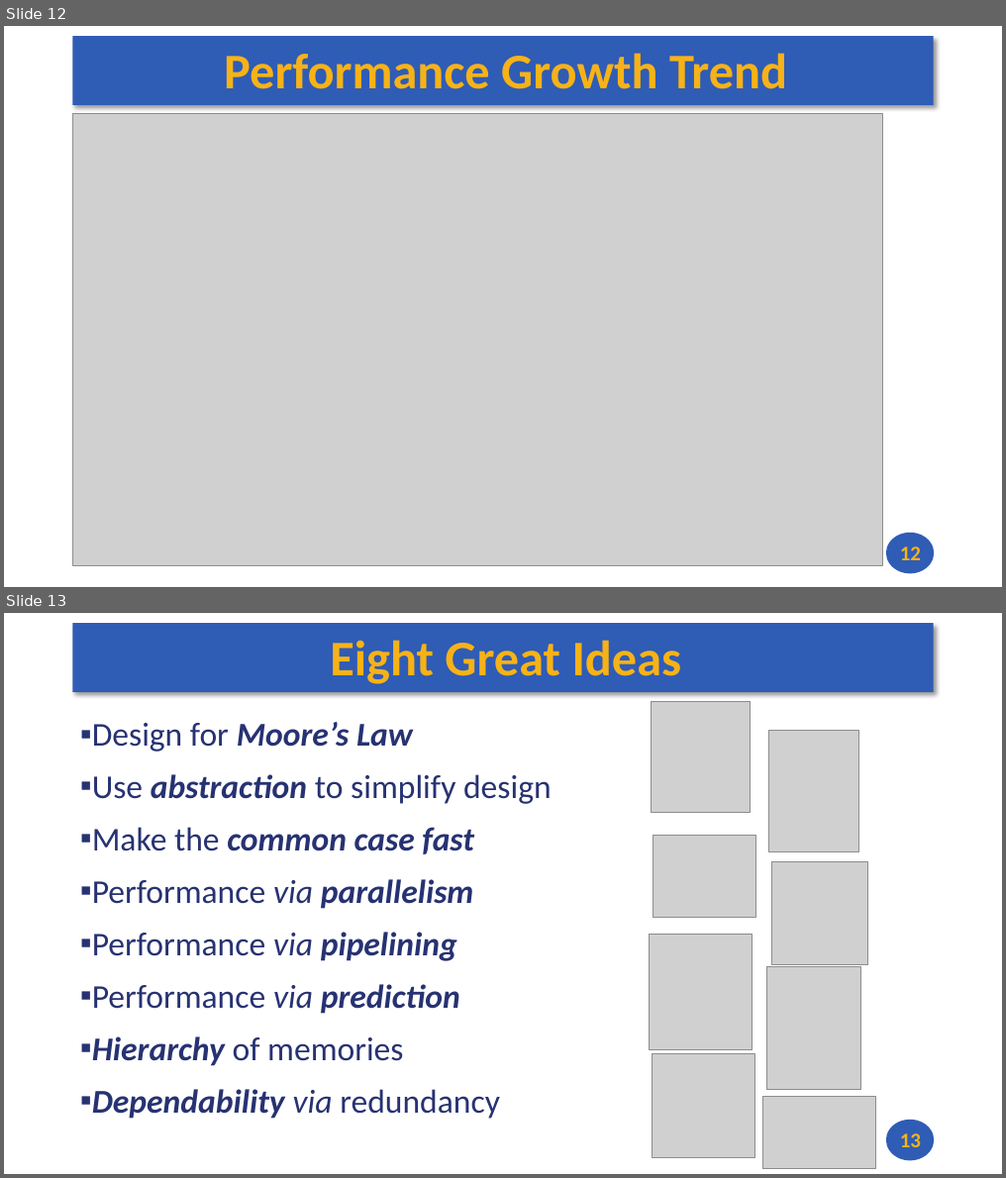
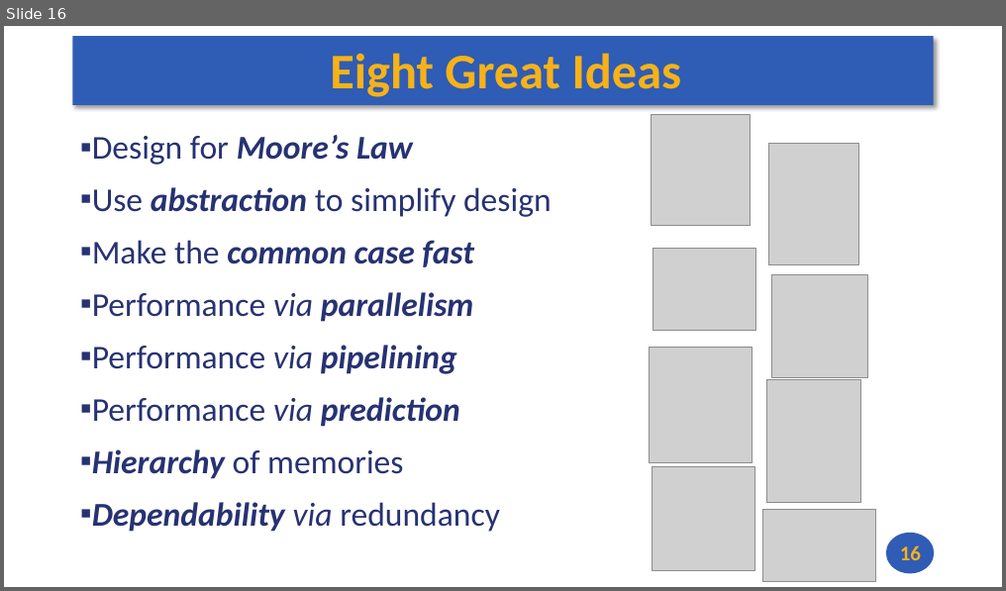
Before and after one commit to andrewt0301/hse-acos-course, a slide deck: docs/part1ca/01_Introduction/CA_Lecture_01.pptx. Shown one above the other, each under a label of ours: slides 12 and 13 before the commit, slide 16 after it. The pictures are 1006x1178 and 1006x591 pixels, drawn with LibreOffice and Linux fonts; fonts in the diff are those of the drawing; grey boxes stand for pictures. Boxes give left, top, right and bottom in pixels: in the first picture for what was removed or moved away, otherwise in the second. Text is boxed around its words. In the diff, an @@ line names an element or a change of style, - is before the commit and + after.

```diff
--- a/docs/part1ca/01_Introduction/CA_Lecture_01.pptx
+++ b/docs/part1ca/01_Introduction/CA_Lecture_01.pptx
@@ slide 12 removed at [4, 26, 1002, 587], background #FFFFFF; not listed: 2 template elements that a slide beside it also shows @@
@@ title removed at [224, 53, 787, 89] @@
-Performance Growth Trend
@@ picture removed at [73, 114, 883, 567] @@
@@ page number removed at [900, 547, 921, 561] @@
-12
@@ what was slide 13 is now slide 16 @@
@@ page number at [900, 546, 921, 561]: text changed @@
-13
+16
```
Also in this commit, not shown: 1 slide changed, 5 slides added, 1 other slide removed, 1 other file.
